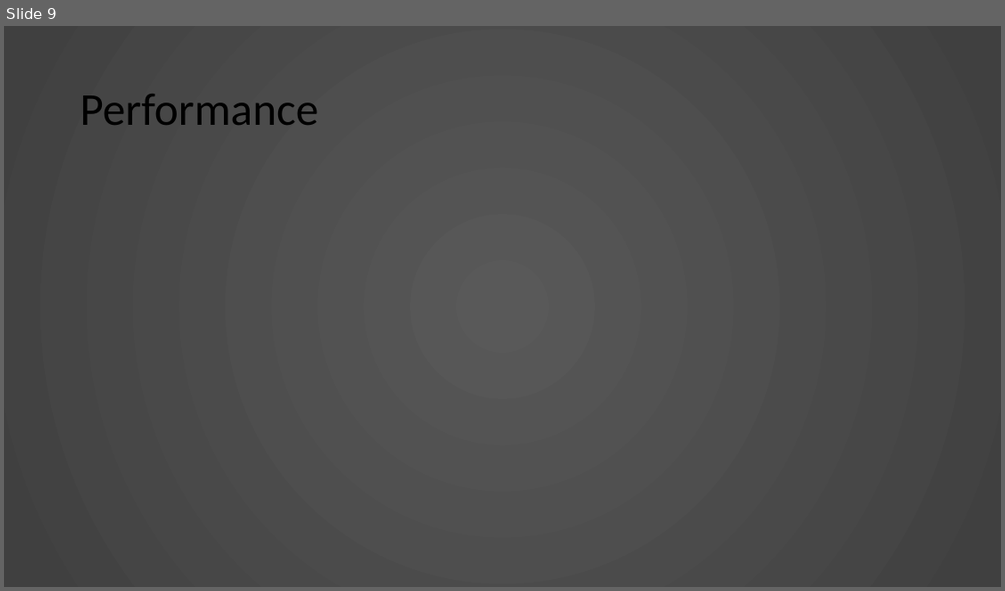
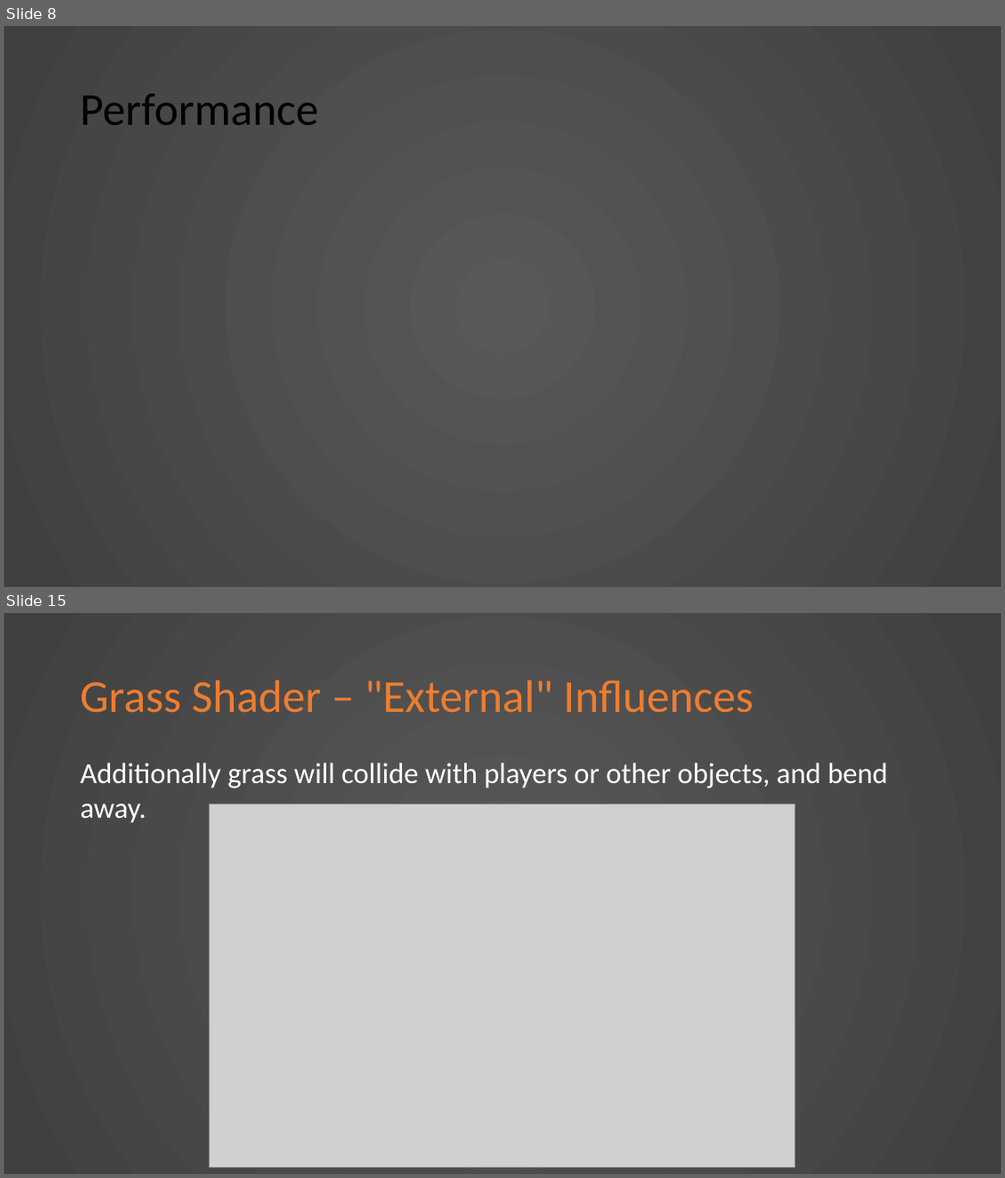
Before and after one commit to KnightTec/ShaderProject, a slide deck: Presentation.pptx. Shown one above the other, each under a label of ours: slide 9 before the commit, slides 8 and 15 after it; the slides between them are not shown. The pictures are 1005x591 and 1005x1178 pixels, drawn with LibreOffice and Linux fonts; fonts in the diff are those of the drawing; grey boxes stand for pictures. Boxes give left, top, right and bottom in pixels: in the first picture for what was removed or moved away, otherwise in the second. Text is boxed around its words. In the diff, an @@ line names an element or a change of style, - is before the commit and + after.

```diff
--- a/Presentation.pptx
+++ b/Presentation.pptx
@@ slide 15 added at (4,613,1001,1174), background gradient #595959 to #404040 @@
@@ title added at (80,680,752,713), 44 pt, text #ED7D31 @@
+Grass Shader – "External" Influences
@@ text added at (81,763,888,823), 28 pt, text #FFFFFF @@
+Additionally grass will collide with players or other objects, and bend away.
@@ picture added at (210,803,795,1167) @@
@@ what was slide 9 is now slide 8 @@
```
Also in this commit, not shown: 3 slides changed, 7 other slides added, 1 slide removed.
